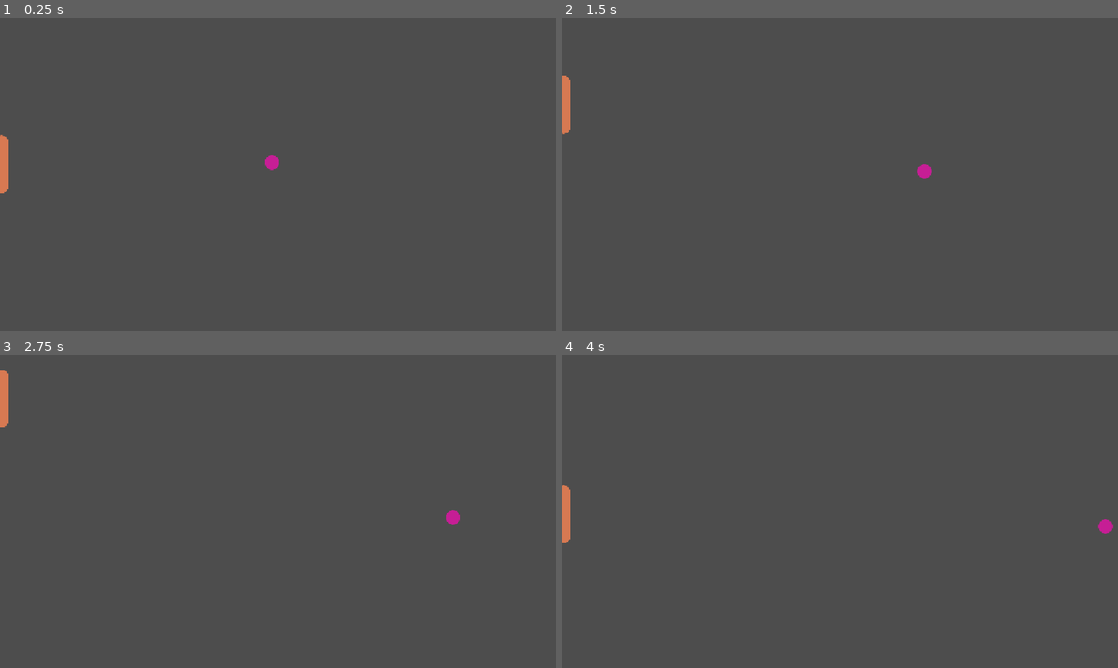
Above: before the commit, frames 1-4 (two rows, left to right).
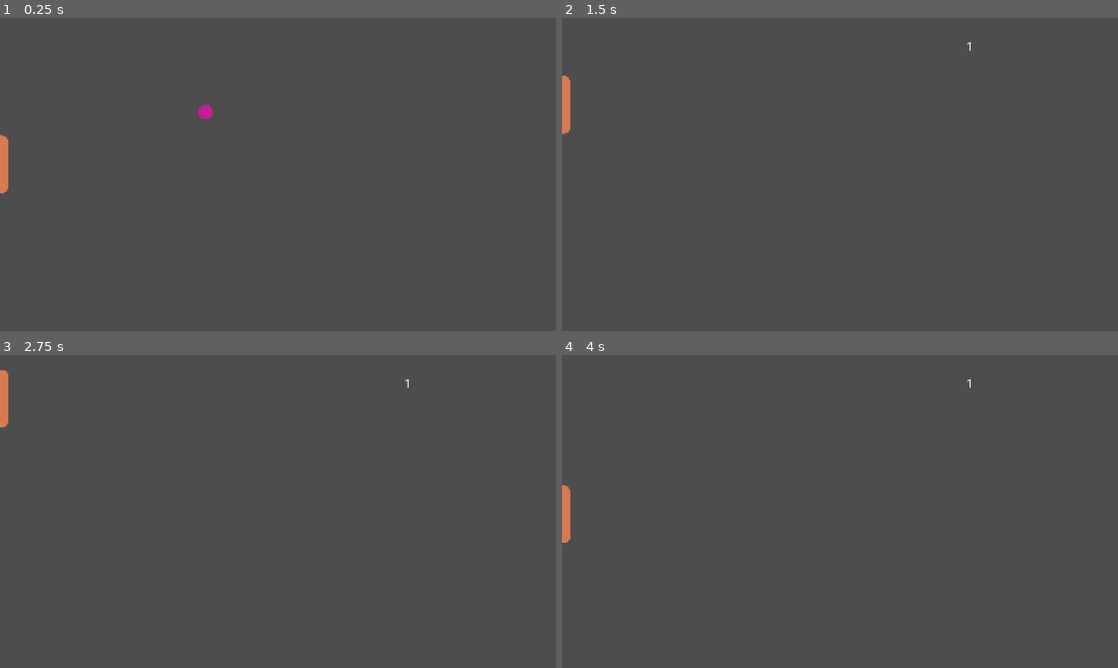
Above: after the commit, the same moments.

Repository: handup/pingalexpongavel
Game: Godot game, scene res://scenes/game.tscn
Two runs of this game, one before a commit and one after it. Both use one fixed random seed, a clock stepped at 60 frames per second and the inputs below.
Inputs:
- Up to frame 1 (0.25 s): no input
- Up to frame 2 (1.5 s): hold Up (ui_up) 0.53-1.28 s; hold Down (ui_down) from 1.28 s (still down)
- Up to frame 3 (2.75 s): release Down (ui_down) at 2.03 s; hold Up (ui_up) from 2.03 s (still down)
- Up to frame 4 (4 s): release Up (ui_up) at 3.53 s; hold Down (ui_down) from 3.53 s (still down)

The runs differ from the first frame. In frame 1, 0.2% of the frame differs, in the area x 35-51%, y 27-49%; in frame 2, 0.1%; in frame 3, 0.1%; in frame 4, 0.1%.

Commit message:
ball not resetting ball + score

Diff:
--- /dev/null
+++ b/scenes/arbitru'.gd
@@ -0,0 +1,25 @@
+extends Node2D
+
+@onready var player_score: Label = $Player_Score
+@onready var enemy_score: Label = $Enemy_Score
+
+var Player_score = 0
+var Enemy_score = 0
+
+# Called when the node enters the scene tree for the first time.
+func _ready() -> void:
+	pass # Replace with function body.
+
+func increasePlayerScore():
+	Player_score += 1
+	print(Player_score)
+	player_score.text = str(Player_score)
+
+func increaseEnemyScore():
+	Enemy_score += 1
+	print(Enemy_score)
+	enemy_score.text = str(Enemy_score)
+
+# Called every frame. 'delta' is the elapsed time since the previous frame.
+func _process(delta: float) -> void:
+	pass
--- a/scenes/arena.tscn
+++ b/scenes/arena.tscn
@@ -1,9 +1,20 @@
 [gd_scene format=3 uid="uid://q307vfwr0g8a"]
+
+[ext_resource type="Script" uid="uid://34c5b8hv27jb" path="res://scenes/goooooooool_right.gd" id="1_e05a3"]
+[ext_resource type="Script" uid="uid://dv6kj4f6d1uv" path="res://scenes/goooooooool_left.gd" id="1_wl4x5"]
 
 [sub_resource type="WorldBoundaryShape2D" id="WorldBoundaryShape2D_1lldk"]
 
 [sub_resource type="WorldBoundaryShape2D" id="WorldBoundaryShape2D_uwrxv"]
 normal = Vector2(0, 1)
+
+[sub_resource type="WorldBoundaryShape2D" id="WorldBoundaryShape2D_xu7wj"]
+normal = Vector2(1, 0)
+distance = -0.8853687
+
+[sub_resource type="WorldBoundaryShape2D" id="WorldBoundaryShape2D_ug7gw"]
+normal = Vector2(-1, 0)
+distance = 1.0
 
 [node name="Arena" type="Node2D" unique_id=1076363587]
 
@@ -19,3 +30,22 @@
 [node name="CollisionShape2D" type="CollisionShape2D" parent="HigherBorder" unique_id=546941802]
 position = Vector2(10, 198)
 shape = SubResource("WorldBoundaryShape2D_uwrxv")
+
+[node name="GOOOOOOOOOL_Left" type="Area2D" parent="." unique_id=827710140]
+position = Vector2(1, 253)
+script = ExtResource("1_wl4x5")
+
+[node name="CollisionShape2D" type="CollisionShape2D" parent="GOOOOOOOOOL_Left" unique_id=1179415306]
+position = Vector2(0, 3)
+shape = SubResource("WorldBoundaryShape2D_xu7wj")
+
+[node name="GOOOOOOOOOL_Right" type="Area2D" parent="." unique_id=1728385195]
+position = Vector2(1154, 314)
+script = ExtResource("1_e05a3")
+
+[node name="CollisionShape2D" type="CollisionShape2D" parent="GOOOOOOOOOL_Right" unique_id=506444601]
+position = Vector2(0, 3)
+shape = SubResource("WorldBoundaryShape2D_ug7gw")
+
+[connection signal="body_entered" from="GOOOOOOOOOL_Left" to="GOOOOOOOOOL_Left" method="_on_body_entered"]
+[connection signal="body_entered" from="GOOOOOOOOOL_Right" to="GOOOOOOOOOL_Right" method="_on_body_entered"]
--- a/scenes/ball.gd
+++ b/scenes/ball.gd
@@ -1,10 +1,9 @@
 extends CharacterBody2D
-
 
 # Called when the node enters the scene tree for the first time.
 func _ready() -> void:
-	velocity.y = 15
-	velocity.x = 150
+	velocity.y = -1 * 400
+	velocity.x = -1 * 400
 	pass # Replace with function body.
 
 
--- a/scenes/game.tscn
+++ b/scenes/game.tscn
@@ -3,6 +3,7 @@
 [ext_resource type="PackedScene" uid="uid://cutgqno2h0ng3" path="res://scenes/player.tscn" id="1_uwrxv"]
 [ext_resource type="PackedScene" uid="uid://q307vfwr0g8a" path="res://scenes/arena.tscn" id="2_lnu2h"]
 [ext_resource type="PackedScene" uid="uid://bhu5yr56gsy0f" path="res://scenes/Ball.tscn" id="3_lbhrr"]
+[ext_resource type="Script" uid="uid://dtmwygvya045t" path="res://scenes/arbitru'.gd" id="4_lbhrr"]
 
 [node name="Game" type="Node2D" unique_id=1186145034]
 
@@ -13,3 +14,21 @@
 
 [node name="Ball_Rigid" parent="." unique_id=1392445141 instance=ExtResource("3_lbhrr")]
 position = Vector2(526, 295)
+
+[node name="Arbitru\'" type="Node2D" parent="." unique_id=2086508367]
+unique_name_in_owner = true
+script = ExtResource("4_lbhrr")
+
+[node name="Player_Score" type="Label" parent="Arbitru\'" unique_id=1212345581]
+offset_left = 79.0
+offset_top = 25.0
+offset_right = 160.0
+offset_bottom = 75.0
+theme_override_font_sizes/font_size = 30
+
+[node name="Enemy_Score" type="Label" parent="Arbitru\'" unique_id=78539596]
+offset_left = 837.0
+offset_top = 36.0
+offset_right = 1056.0
+offset_bottom = 122.0
+theme_override_font_sizes/font_size = 30
--- /dev/null
+++ b/scenes/goooooooool_left.gd
@@ -0,0 +1,20 @@
+extends Area2D
+
+@onready var arbitru_: Node2D = $"../../Arbitru'"
+const BALL = preload("uid://bhu5yr56gsy0f")
+
+
+# Called when the node enters the scene tree for the first time.
+func _ready() -> void:
+	pass # Replace with function body.
+
+# Called every frame. 'delta' is the elapsed time since the previous frame.
+func _process(delta: float) -> void:
+	pass
+
+func _on_body_entered(body: Node2D) -> void:
+	# ball disappear
+	arbitru_.increaseEnemyScore()
+	# restart level
+	BALL.reset_state()
+	pass # Replace with function body.
--- /dev/null
+++ b/scenes/goooooooool_right.gd
@@ -0,0 +1,20 @@
+extends Area2D
+
+@onready var arbitru_: Node2D = $"../../Arbitru'"
+const BALL = preload("uid://bhu5yr56gsy0f")
+
+# Called when the node enters the scene tree for the first time.
+func _ready() -> void:
+	pass # Replace with function body.
+
+# Called every frame. 'delta' is the elapsed time since the previous frame.
+func _process(delta: float) -> void:
+	pass
+
+func _on_body_entered(body: Node2D) -> void:
+	# ball disappear
+	body.queue_free()
+	arbitru_.increasePlayerScore()
+	# restart level
+	BALL.reset_state()
+	pass # Replace with function body.
--- /dev/null
+++ b/scenes/match.tscn
@@ -0,0 +1,15 @@
+[gd_scene format=3 uid="uid://cauoqporug0j"]
+
+[sub_resource type="RectangleShape2D" id="RectangleShape2D_xu7wj"]
+size = Vector2(864, 553.5)
+
+[sub_resource type="CurveTexture" id="CurveTexture_xu7wj"]
+
+[node name="Area2D" type="Area2D" unique_id=476437866]
+
+[node name="CollisionShape2D" type="CollisionShape2D" parent="." unique_id=1139563787]
+position = Vector2(434, 278.25)
+shape = SubResource("RectangleShape2D_xu7wj")
+
+[node name="Sprite2D" type="Sprite2D" parent="." unique_id=1678126989]
+texture = SubResource("CurveTexture_xu7wj")
Not shown, added: scenes/arbitru'.gd.uid
Not shown, added: scenes/goooooooool_left.gd.uid
Not shown, added: scenes/goooooooool_right.gd.uid
